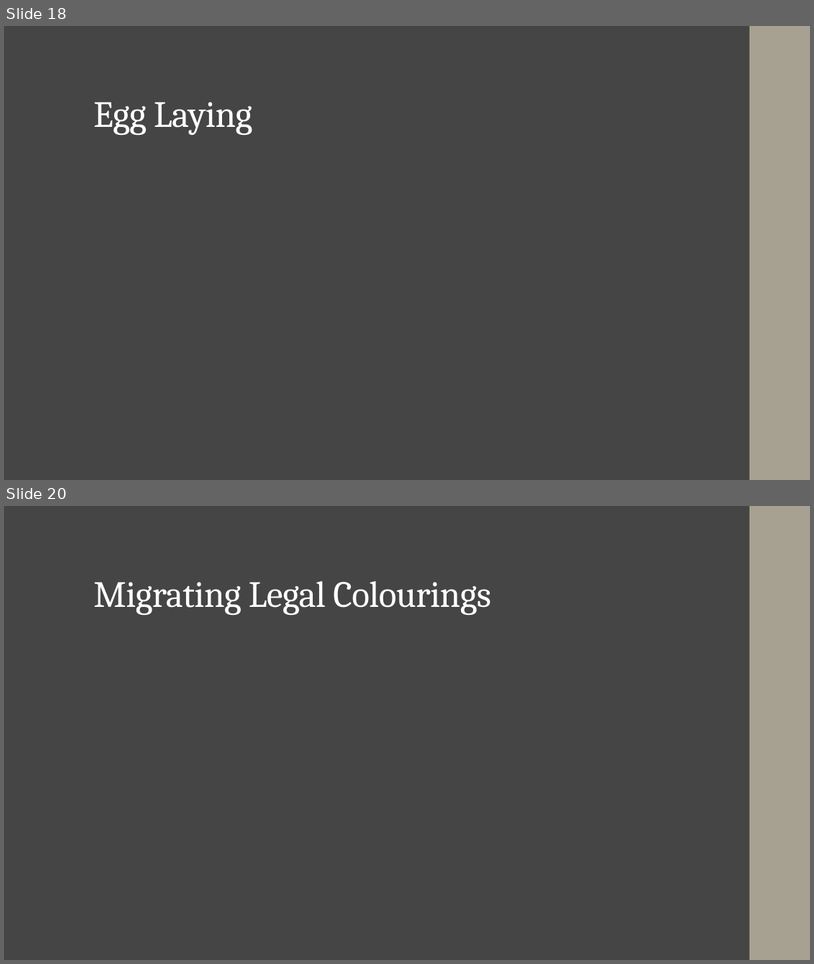
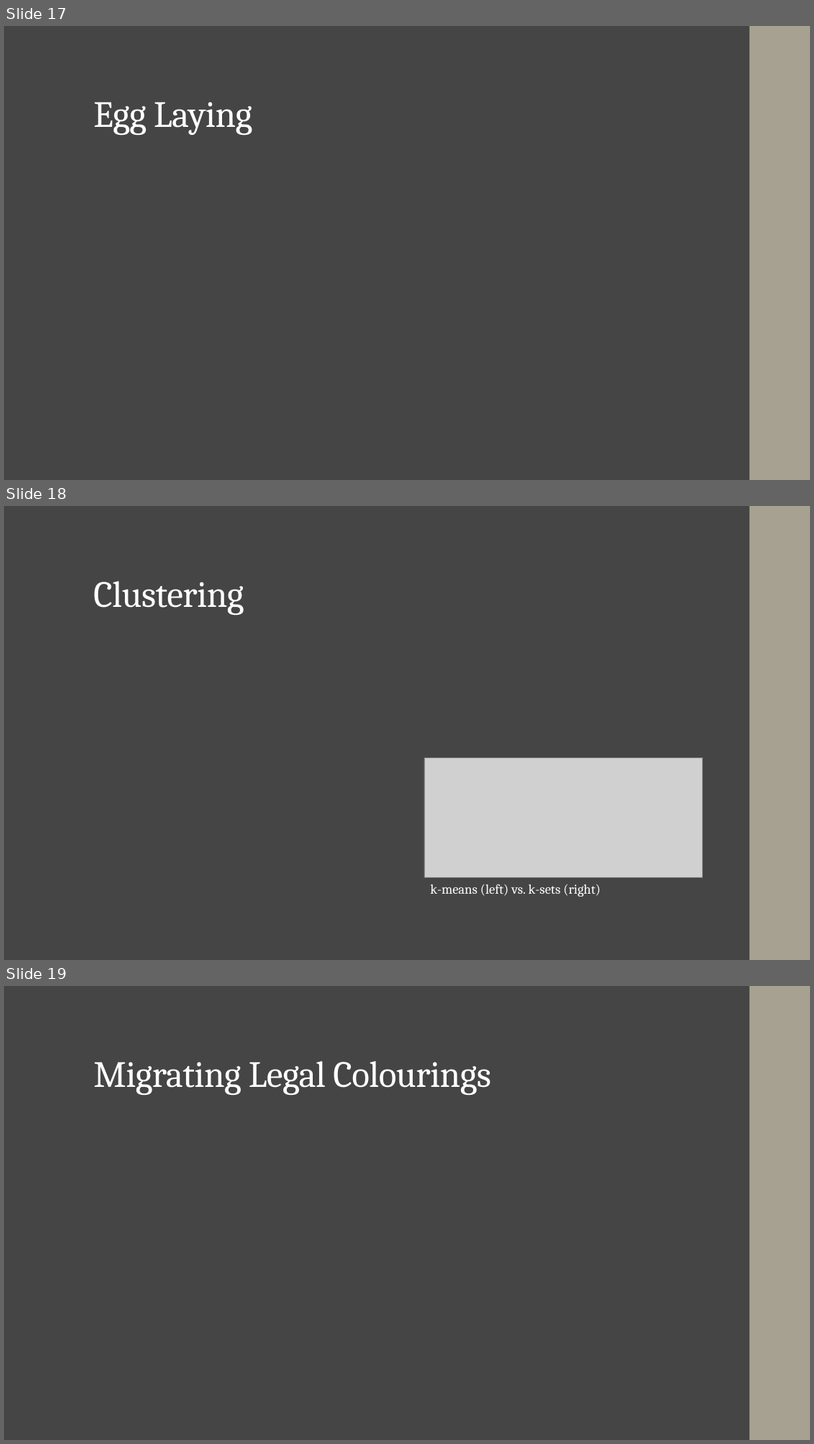
Before and after one commit to jwhowes/project, a slide deck: Presentation_1.pptx. Shown one above the other, each under a label of ours: slides 18 and 20 before the commit, slides 17, 18 and 19 after it; the slides between them are not shown. The pictures are 814x964 and 814x1444 pixels, drawn with LibreOffice and Linux fonts; fonts in the diff are those of the drawing; grey boxes stand for pictures. Boxes give left, top, right and bottom in pixels: in the first picture for what was removed or moved away, otherwise in the second. Text is boxed around its words. In the diff, an @@ line names an element or a change of style, - is before the commit and + after.

```diff
--- a/Presentation_1.pptx
+++ b/Presentation_1.pptx
@@ slide 18 added at (x1=4, y1=506, x2=810, y2=960), background #454545; not listed: 1 template element that a slide beside it also shows @@
@@ rectangle added at (x1=4, y1=506, x2=810, y2=960), fill #454545 @@
@@ rectangle added at (x1=750, y1=506, x2=810, y2=960), fill #A7A192 @@
@@ title added at (x1=93, y1=581, x2=244, y2=615), 44 pt, text #FFFFFF @@
+Clustering
@@ picture added at (x1=424, y1=758, x2=702, y2=878) @@
@@ text added at (x1=430, y1=884, x2=601, y2=896), 16 pt, text #FFFFFF @@
+k-means (left) vs. k-sets (right)
@@ what was slide 18 is now slide 17 @@
@@ what was slide 20 is now slide 19 @@
```
Also in this commit, not shown: 3 slides changed, 2 slides removed.
